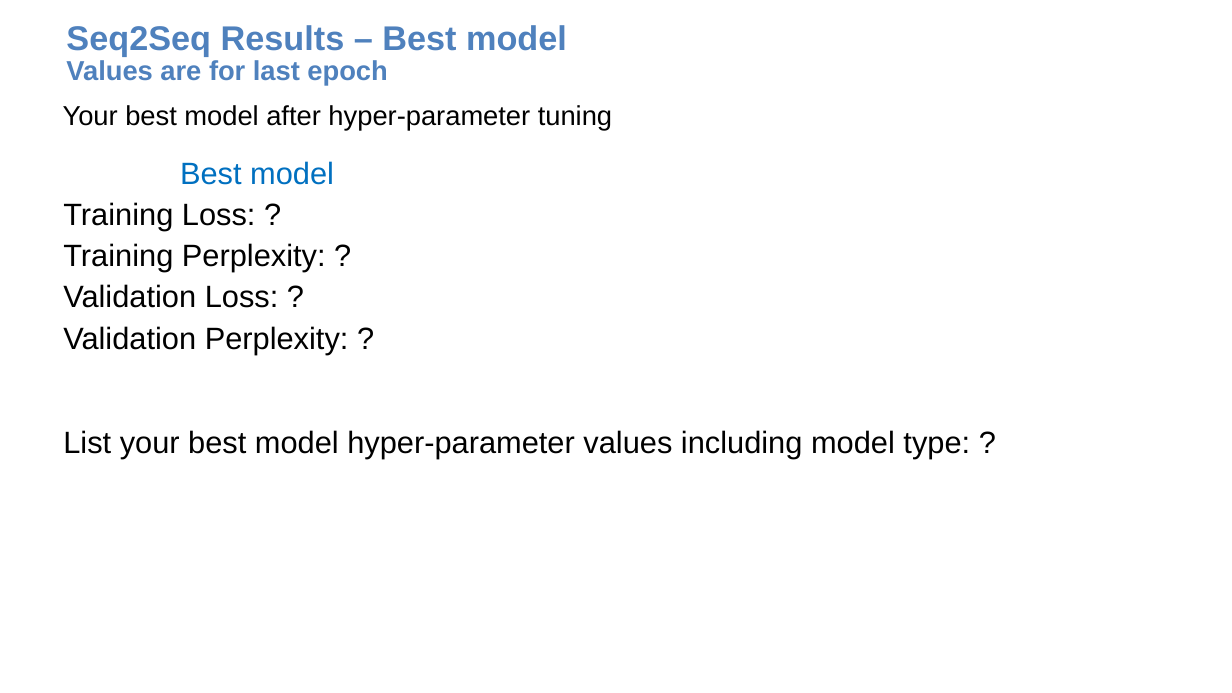
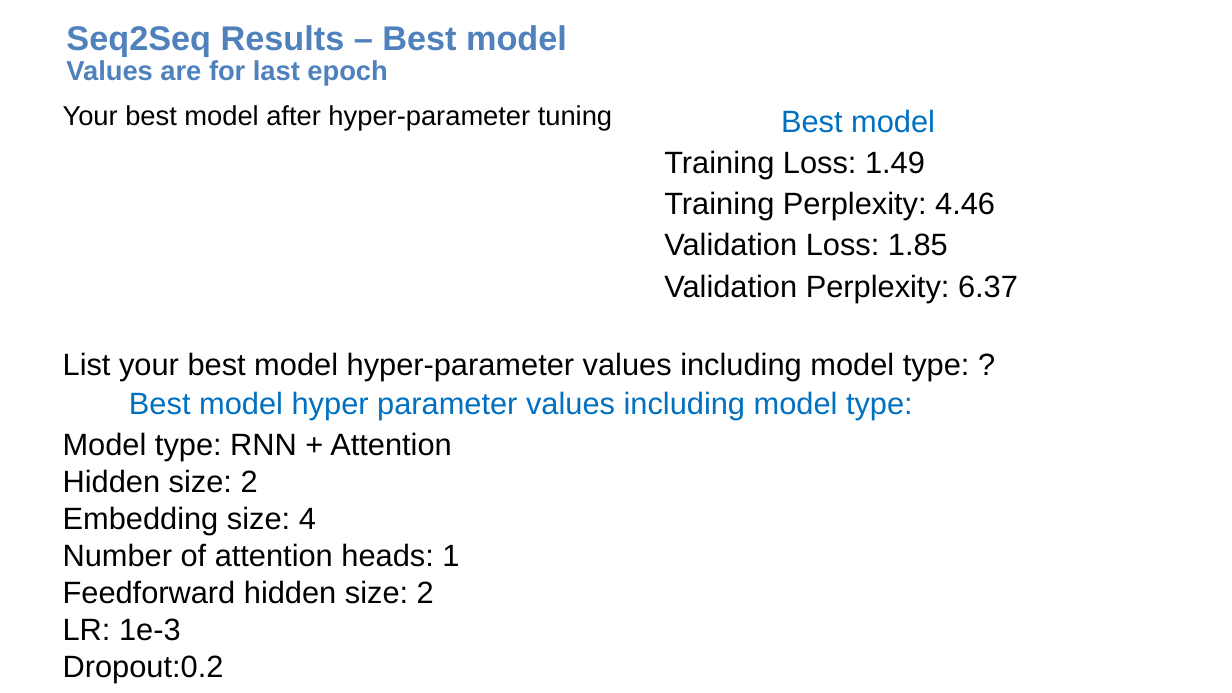
Before and after one commit to winniethebear424/DL, a slide deck: slide 5 of assignment3-nlp-template.pptx. Drawn at 1232x693 pixels with LibreOffice and Linux fonts; fonts in the diff are those of the drawing. Boxes give left, top, right and bottom in pixels: in the first picture for what was removed or moved away, otherwise in the second. Text is boxed around its words. In the diff, an @@ line names an element or a change of style, - is before the commit and + after.

```diff
--- a/assignment3-nlp-template.pptx
+++ b/assignment3-nlp-template.pptx
@@ text "Best model": place and size @@
-text "Best model" at (63, 161, 349, 354)
+text "Best model" at (664, 109, 1018, 302)
@@ text at (664, 150, 1018, 302): text changed @@
-Training Loss: ?
-Training Perplexity: ?
-Validation Loss: ?
-Validation Perplexity: ?
+Training Loss: 1.49
+Training Perplexity: 4.46
+Validation Loss: 1.85
+Validation Perplexity: 6.37
@@ text "List your best model hyper-parameter ...": place and size @@
-text "List your best model hyper-parameter ..." at (63, 430, 970, 458)
+text "List your best model hyper-parameter ..." at (63, 352, 970, 380)
@@ text added at (63, 391, 913, 683), 18 pt, text #000000 @@
+Best model hyper parameter values including model type:
+Model type: RNN + Attention
+Hidden size: 2
+Embedding size: 4
+Number of attention heads: 1
+Feedforward hidden size: 2
+LR: 1e-3
+Dropout:0.2
```
Also in this commit, not shown: 8 other slides changed, 9 other files.
